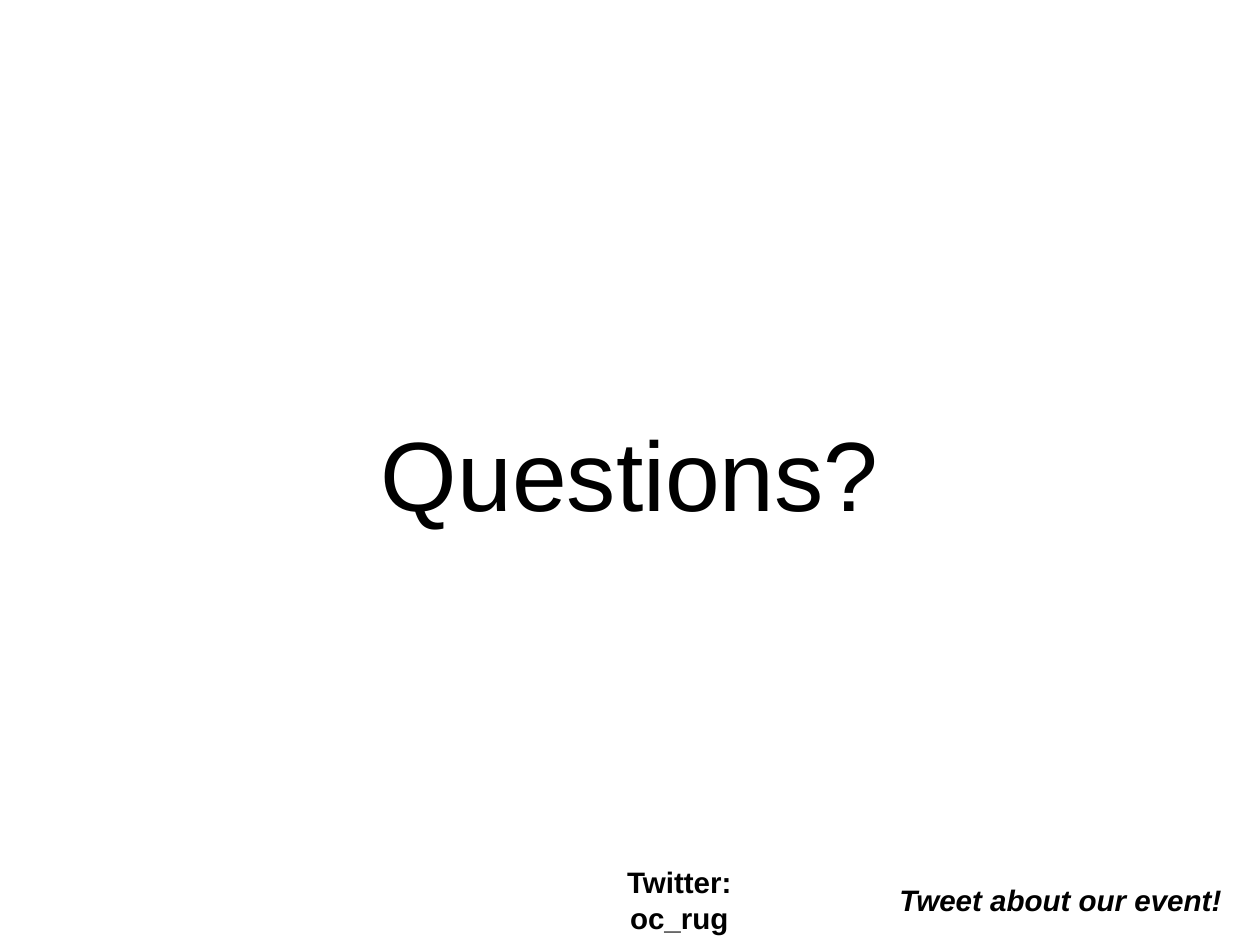
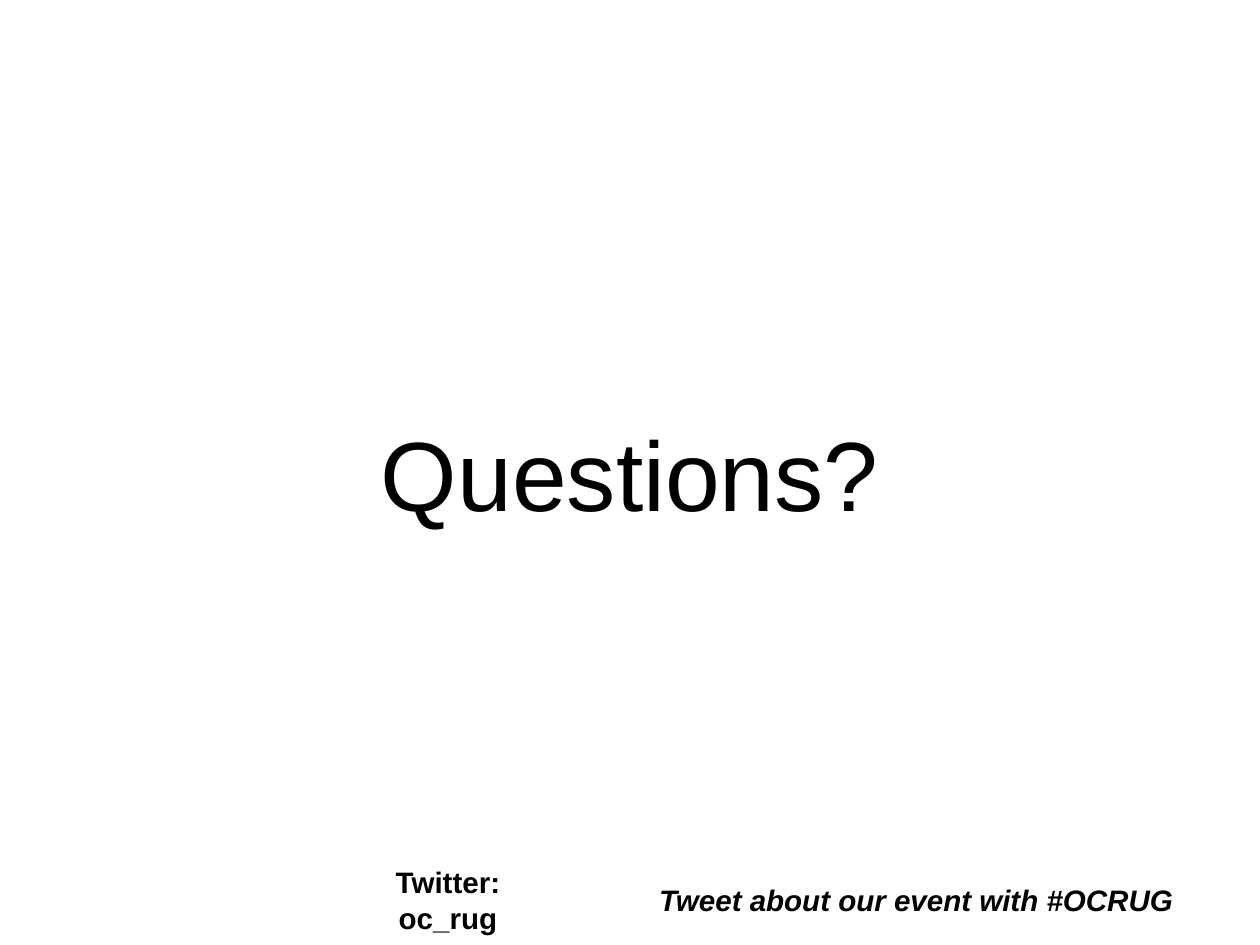
Before and after one commit to socalrug/hackathon-2019-05, a slide deck: slide 14 of admin/intro_slides/hackathon_intro_slides.pptx (slide 13 before the commit). Drawn at 1260x945 pixels with LibreOffice and Linux fonts; fonts in the diff are those of the drawing. Boxes give left, top, right and bottom in pixels: in the first picture for what was removed or moved away, otherwise in the second. Text is boxed around its words. In the diff, an @@ line names an element or a change of style, - is before the commit and + after.

```diff
--- a/admin/intro_slides/hackathon_intro_slides.pptx
+++ b/admin/intro_slides/hackathon_intro_slides.pptx
@@ text "Twitter: oc_rug": place and size @@
-text "Twitter: oc_rug" at (627,871,731,934)
+text "Twitter: oc_rug" at (396,871,500,934)
@@ text at (659,889,1173,912): text changed @@
-Tweet about our event!
+Tweet about our event with #OCRUG
```
Also in this commit, not shown: 1 slide added, 2 other files.
